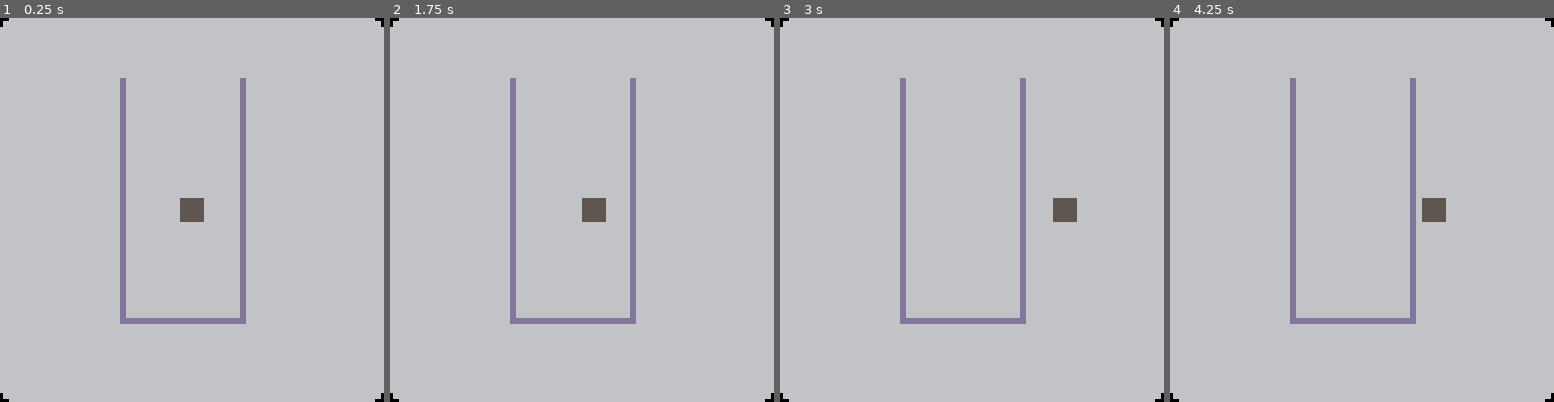
Above: before the commit, frames 1-4 (left to right).
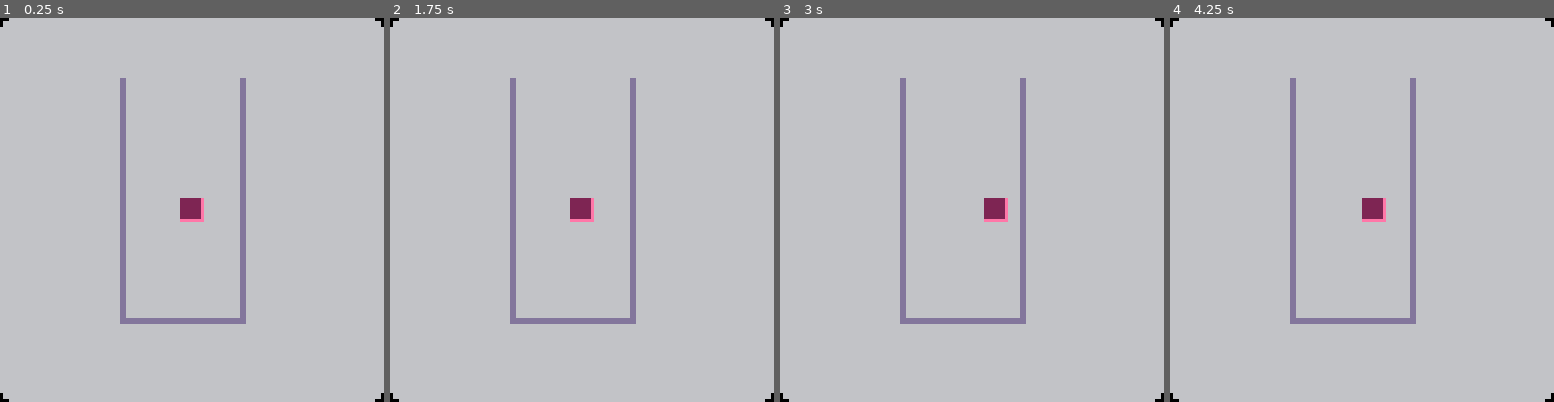
Above: after the commit, the same moments.

Repository: emilykrohn/Pico8-Tetris
Game: PICO-8 cartridge main.p8
Same seed, same stepped clock (60 frames per second), same inputs: the game is played once before the commit and once after it.
Inputs:
- Up to frame 1 (0.25 s): no input
- Up to frame 2 (1.75 s): hold Right from 1.6 s (still down)
- Up to frame 3 (3 s): release Right at 2.1 s; hold Right from 2.47 s (still down)
- Up to frame 4 (4.25 s): release Right at 3.03 s; hold Left 3.08-3.58 s; hold Right from 4.02 s (still down)

The runs differ from the first frame. In frame 1, 0.4% of the frame differs, in the area x 46-54%, y 46-54%; in frame 2, 0.6%; in frame 3, 0.8%, in the area x 53-78%, y 46-54%; in frame 4, 0.8%.

Commit message:
Make player only move every 0.3 seconds and move 2 pixels at a time

Diff:
--- a/main.p8
+++ b/main.p8
@@ -4,33 +4,46 @@
 function _init()
 	print("hello world")
 	position = 60
+	current_time = 0.0
+	previous_time = 0.0
+	cooldown = 0.3
 end
 
 function _update()
-	if (btn(⬅️)) then
-		position -= 1
-	elseif (btn(➡️)) then
-		position += 1
+	current_time = time()
+
+	if current_time - previous_time > cooldown then
+		if (btn(⬅️)) then
+			position -= 4
+			current_time = 0
+			previous_time = time()
+		elseif (btn(➡️)) then
+			position += 4
+			current_time = 0
+			previous_time = time()
+		end
+		current_time = 0
+		previous_time = time()
 	end
 end
 
 function _draw()
 	cls()
 	rrectfill(0, 0, 128, 128, 3)
-	spr(2, position, 60)
+	spr(4, position, 60)
 	sspr(0, 0, 8, 8, 40, 20, 2, 80)
 	sspr(0, 0, 8, 8, 40, 100, 42, 2)
 	sspr(0, 0, 8, 8, 80, 20, 2, 80)
 end
 __gfx__
-dddddddd66666666555555551111111133333333008882001ccc0000000000000000bbb39aaa0000000000000000000000000000000000000000000000000000
-dddddddd66666666555555551111111133333333008882001ccc0000000000000000bbb39aaa0000000000000000000000000000000000000000000000000000
-dddddddd66666666555555551111111133333333008882001ccc0000000000000000bbb39aaa0000000000000000000000000000000000000000000000000000
-dddddddd66666666555555551111111133333333008882001ccc0000000000000000bbb39aaa0000000000000000000000000000000000000000000000000000
-dddddddd66666666555555551111111133333333008882001ccccccc00007776bbbbbbb39aaaaaaad66600000000000000000000000000000000000000000000
-dddddddd66666666555555551111111133333333008882001ccccccc00007776bbbbbbb39aaaaaaad66600000000000000000000000000000000000000000000
-dddddddd66666666555555551111111133333333008882001ccccccc00007776bbbbbbb39aaaaaaad66600000000000000000000000000000000000000000000
-dddddddd66666666555555551111111133333333008882001ccc111100007776bbbbbbb39aaaaaaad66600000000000000000000000000000000000000000000
+dddddddd6666666655555555111111112222222e008882001ccc0000000000000000bbb39aaa0000000000000000000000000000000000000000000000000000
+dddddddd6666666655555555111111112222222e008882001ccc0000000000000000bbb39aaa0000000000000000000000000000000000000000000000000000
+dddddddd6666666655555555111111112222222e008882001ccc0000000000000000bbb39aaa0000000000000000000000000000000000000000000000000000
+dddddddd6666666655555555111111112222222e008882001ccc0000000000000000bbb39aaa0000000000000000000000000000000000000000000000000000
+dddddddd6666666655555555111111112222222e008882001ccccccc00007776bbbbbbb39aaaaaaad66600000000000000000000000000000000000000000000
+dddddddd6666666655555555111111112222222e008882001ccccccc00007776bbbbbbb39aaaaaaad66600000000000000000000000000000000000000000000
+dddddddd6666666655555555111111112222222e008882001ccccccc00007776bbbbbbb39aaaaaaad66600000000000000000000000000000000000000000000
+dddddddd666666665555555511111111eeeeeeee008882001ccc111100007776bbbbbbb39aaaaaaad66600000000000000000000000000000000000000000000
 0000000000000000000000000000000000000000000000001ccc000000007776bbb3000000009aaad66600000000000000000000000000000000000000000000
 0000000000000000000000000000000000000000000000001ccc000000007776bbb3000000009aaad66600000000000000000000000000000000000000000000
 0000000000000000000000000000000000000000000000001ccc000000007776bbb3000000009aaad66600000000000000000000000000000000000000000000
